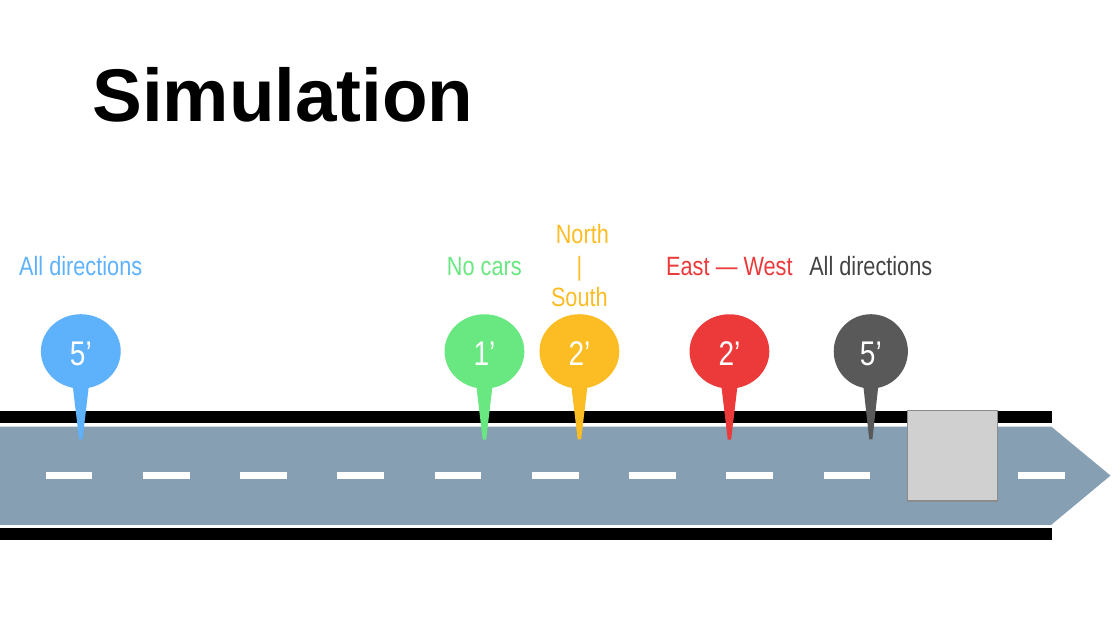
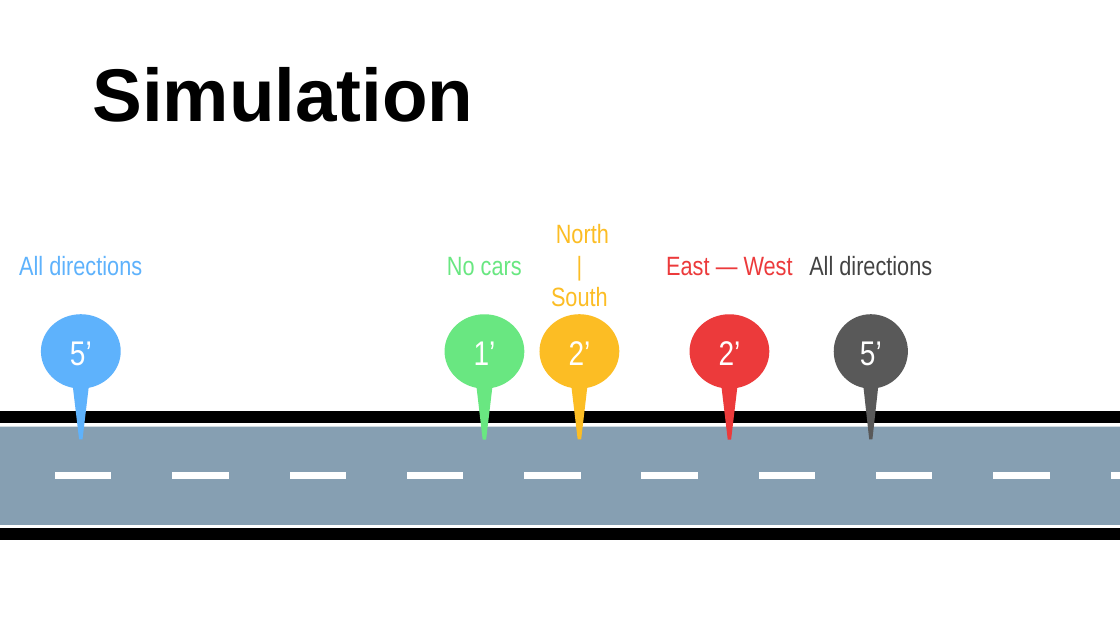
Before and after one commit to davidecapone/TrafficLightsOptimization, a slide deck: slide 19 of Presentation.pptx. Drawn at 1120x630 pixels with LibreOffice and Linux fonts; fonts in the diff are those of the drawing; grey boxes stand for pictures; background and template pictures are left out. Boxes give left, top, right and bottom in pixels: in the first picture for what was removed or moved away, otherwise in the second. Text is boxed around its words. In the diff, an @@ line names an element or a change of style, - is before the commit and + after.

Commit message:
updated presentation

```diff
--- a/Presentation.pptx
+++ b/Presentation.pptx
@@ freeform shape: place and size @@
-freeform shape at (0, 411, 1052, 423)
+freeform shape at (0, 411, 1120, 423)
@@ picture removed at (907, 411, 997, 501) @@
@@ freeform shape: place and size @@
-freeform shape at (0, 427, 1111, 525)
+freeform shape at (0, 427, 1120, 525)
@@ freeform shape: place and size @@
-freeform shape at (46, 473, 93, 479)
+freeform shape at (55, 473, 111, 479)
@@ freeform shape: place and size @@
-freeform shape at (143, 473, 190, 479)
+freeform shape at (172, 473, 228, 479)
@@ freeform shape: place and size @@
-freeform shape at (240, 473, 287, 479)
+freeform shape at (290, 473, 346, 479)
@@ freeform shape: place and size @@
-freeform shape at (337, 473, 384, 479)
+freeform shape at (407, 473, 463, 479)
@@ freeform shape: place and size @@
-freeform shape at (435, 473, 482, 479)
+freeform shape at (524, 473, 580, 479)
@@ freeform shape: place and size @@
-freeform shape at (532, 473, 579, 479)
+freeform shape at (642, 473, 698, 479)
@@ freeform shape: place and size @@
-freeform shape at (629, 473, 676, 479)
+freeform shape at (758, 473, 814, 479)
@@ freeform shape: place and size @@
-freeform shape at (727, 473, 774, 479)
+freeform shape at (876, 473, 932, 479)
@@ freeform shape: place and size @@
-freeform shape at (823, 473, 870, 479)
+freeform shape at (993, 473, 1049, 479)
@@ freeform shape: place and size @@
-freeform shape at (1018, 473, 1065, 479)
+freeform shape at (1111, 473, 1120, 479)
@@ freeform shape: place and size @@
-freeform shape at (0, 529, 1052, 541)
+freeform shape at (0, 529, 1120, 541)
```
